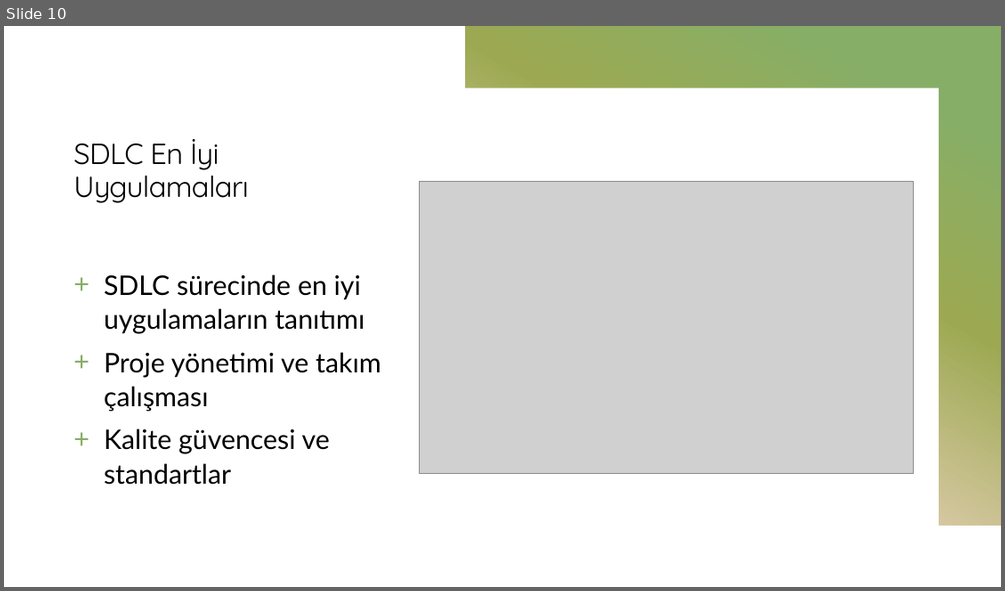
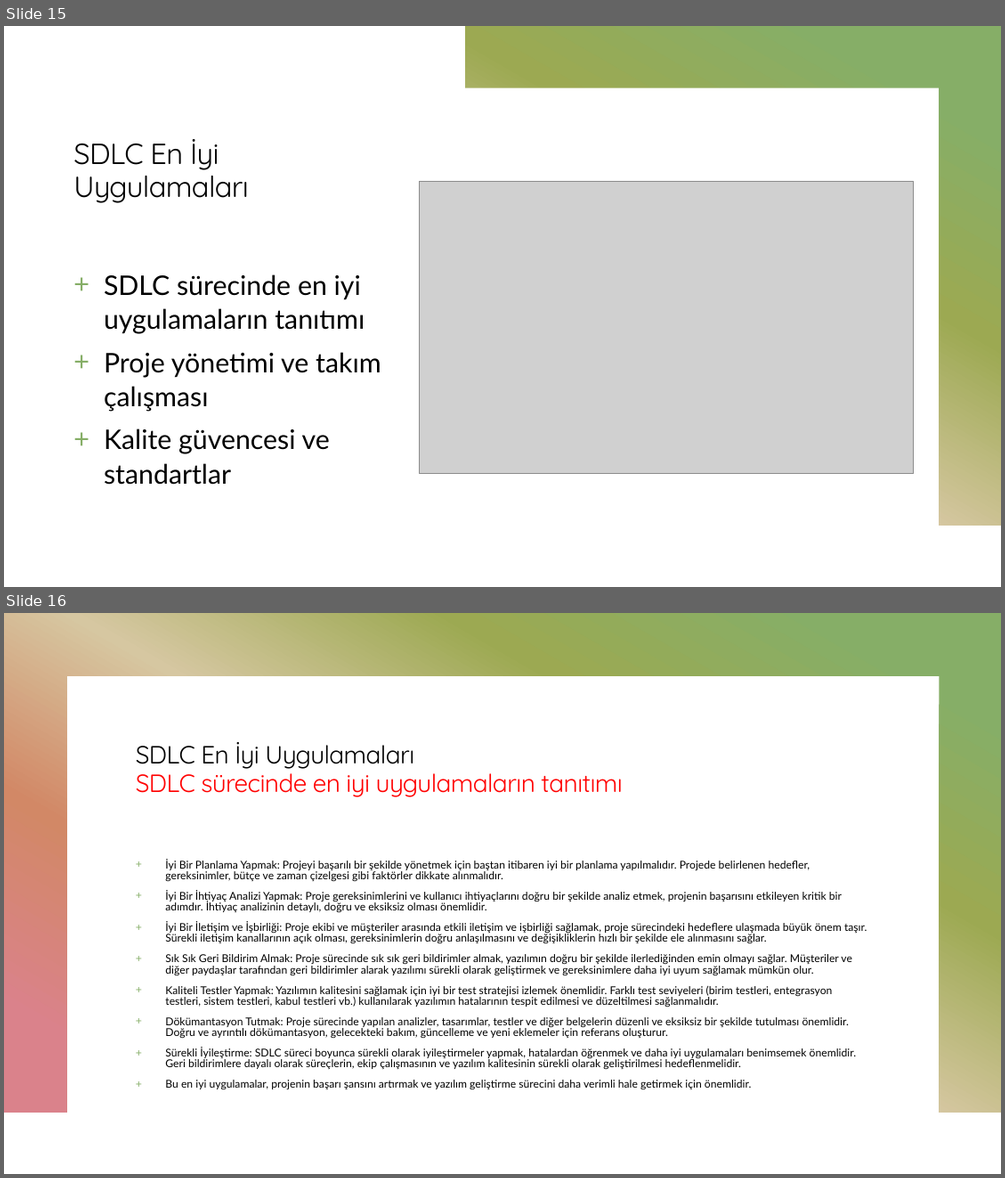
Before and after one commit to mehmetsungur/SDLC, a slide deck: SDLC.pptx. Shown one above the other, each under a label of ours: slide 10 before the commit, slides 15 and 16 after it. The pictures are 1005x591 and 1005x1178 pixels, drawn with LibreOffice and Linux fonts; fonts in the diff are those of the drawing; grey boxes stand for pictures. Boxes give left, top, right and bottom in pixels: in the first picture for what was removed or moved away, otherwise in the second. Text is boxed around its words. In the diff, an @@ line names an element or a change of style, - is before the commit and + after.

```diff
--- a/SDLC.pptx
+++ b/SDLC.pptx
@@ slide 16 added at <box>4,613,1001,1174</box>, background #FFFFFF; not listed: 1 template element that a slide beside it also shows @@
@@ title added at <box>136,742,622,797</box>, 24 pt, text #FF0000 @@
+SDLC En İyi Uygulamaları
+SDLC sürecinde en iyi uygulamaların tanıtımı
@@ text added at <box>165,859,866,1090</box>, 10.4 pt, text #000000 @@
++ İyi Bir Planlama Yapmak: Projeyi başarılı bir şekilde yönetmek için baştan itibaren iyi bir planlama yapılmalıdır. Projede belirlenen hedefler, gereksinimler, bütçe ve zaman çizelgesi gibi faktörler dikkate alınmalıdır.
++ İyi Bir İhtiyaç Analizi Yapmak: Proje gereksinimlerini ve kullanıcı ihtiyaçlarını doğru bir şekilde analiz etmek, projenin başarısını etkileyen kritik bir adımdır. İhtiyaç analizinin detaylı, doğru ve eksiksiz olması önemlidir.
++ İyi Bir İletişim ve İşbirliği: Proje ekibi ve müşteriler arasında etkili iletişim ve işbirliği sağlamak, proje sürecindeki hedeflere ulaşmada büyük önem taşır. Sürekli iletişim kanallarının açık olması, gereksinimlerin doğru anlaşılmasını ve değişikliklerin hızlı bir şekilde ele alınmasını sağlar.
++ Sık Sık Geri Bildirim Almak: Proje sürecinde sık sık geri bildirimler almak, yazılımın doğru bir şekilde ilerlediğinden emin olmayı sağlar. Müşteriler ve diğer paydaşlar tarafından geri bildirimler alarak yazılımı sürekli olarak geliştirmek ve gereksinimlere daha iyi uyum sağlamak mümkün olur.
++ Kaliteli Testler Yapmak: Yazılımın kalitesini sağlamak için iyi bir test stratejisi izlemek önemlidir. Farklı test seviyeleri (birim testleri, entegrasyon testleri, sistem testleri, kabul testleri vb.) kullanılarak yazılımın hatalarının tespit edilmesi ve düzeltilmesi sağlanmalıdır.
++ Dökümantasyon Tutmak: Proje sürecinde yapılan analizler, tasarımlar, testler ve diğer belgelerin düzenli ve eksiksiz bir şekilde tutulması önemlidir. Doğru ve ayrıntılı dökümantasyon, gelecekteki bakım, güncelleme ve yeni eklemeler için referans oluşturur.
++ Sürekli İyileştirme: SDLC süreci boyunca sürekli olarak iyileştirmeler yapmak, hatalardan öğrenmek ve daha iyi uygulamaları benimsemek önemlidir. Geri bildirimlere dayalı olarak süreçlerin, ekip çalışmasının ve yazılım kalitesinin sürekli olarak geliştirilmesi hedeflenmelidir.
++ Bu en iyi uygulamalar, projenin başarı şansını artırmak ve yazılım geliştirme sürecini daha verimli hale getirmek için önemlidir.
@@ what was slide 10 is now slide 15 @@
```
Also in this commit, not shown: 3 slides changed, 11 other slides added.
